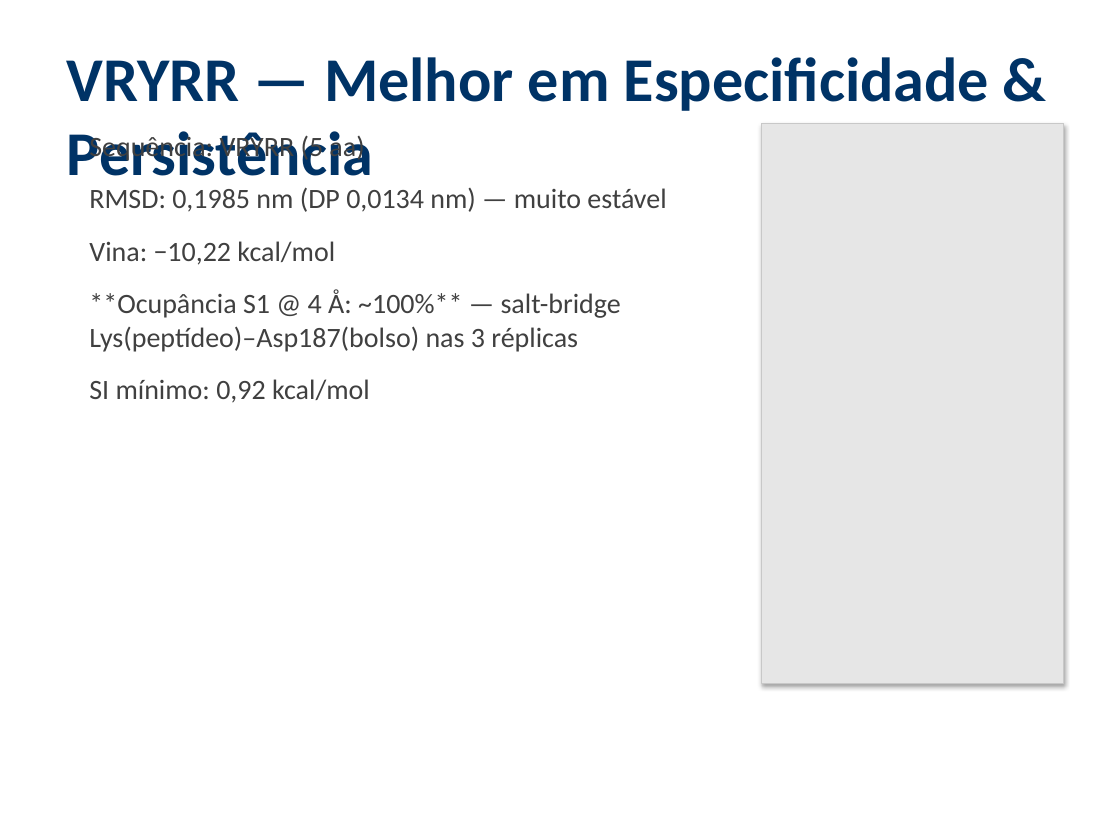
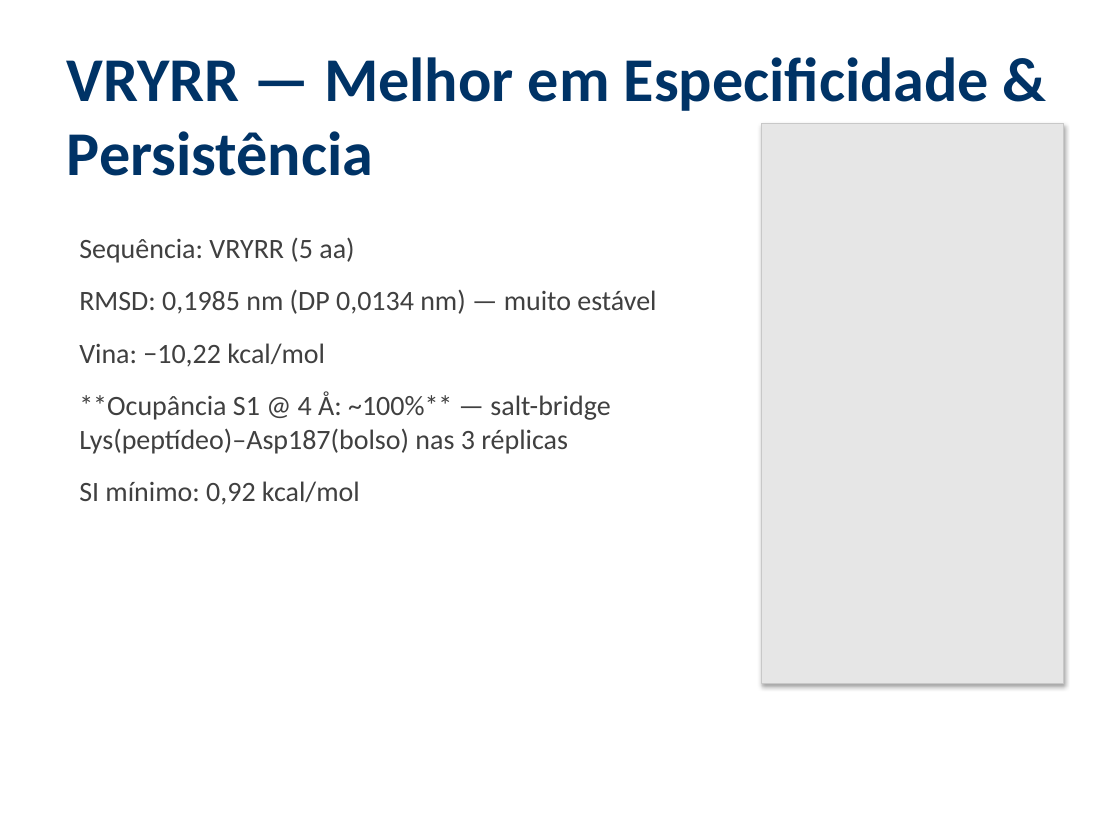
Before and after one commit to eulaliobqi/design-inibidores, a slide deck: slide 16 of apresentacao_design_inibidores.pptx. Drawn at 1120x840 pixels with LibreOffice and Linux fonts; fonts in the diff are those of the drawing. Boxes give left, top, right and bottom in pixels: in the first picture for what was removed or moved away, otherwise in the second. Text is boxed around its words. In the diff, an @@ line names an element or a change of style, - is before the commit and + after.

```diff
--- a/apresentacao_design_inibidores.pptx
+++ b/apresentacao_design_inibidores.pptx
@@ text "Sequência: VRYRR (5 aa)": place and size @@
-text "Sequência: VRYRR (5 aa)" at [89,133,666,403]
+text "Sequência: VRYRR (5 aa)" at [79,237,656,505]
```
Also in this commit, not shown: 18 other slides changed, 3 slides added, 4 other files.
